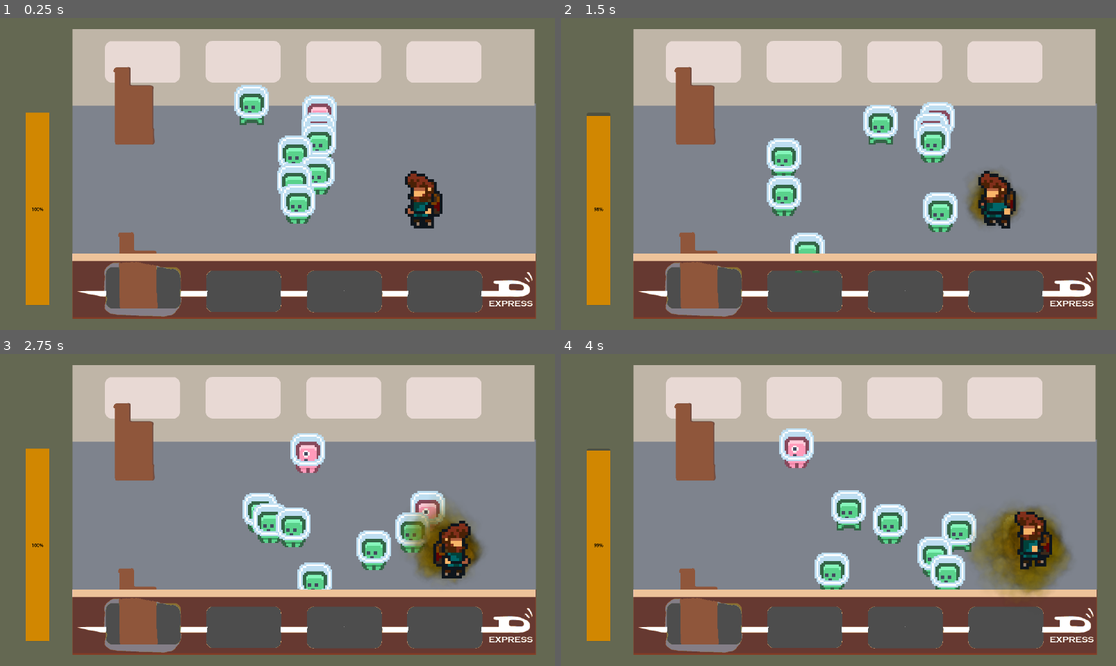
Above: before the commit, frames 1-4 (two rows, left to right).
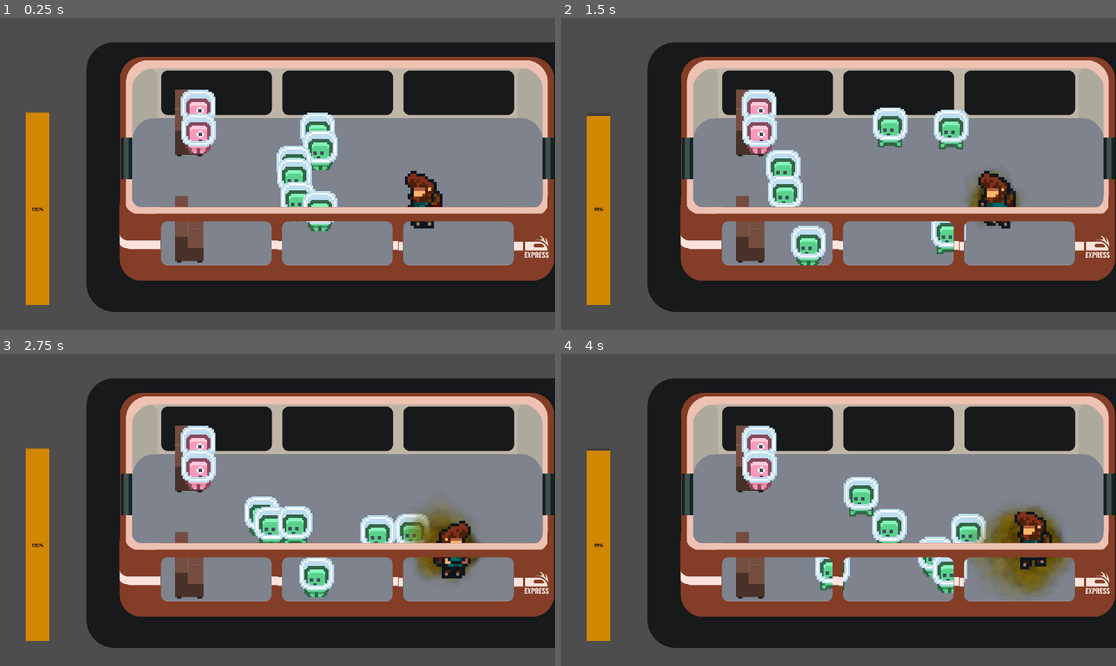
Above: after the commit, the same moments.

Repository: caiotava/Fart-Ninja
Game: Godot game, scene res://train/carriage.tscn
Two runs of this game, one before a commit and one after it. Both use one fixed random seed, a clock stepped at 60 frames per second and the inputs below.
Inputs:
- Up to frame 1 (0.25 s): no input
- Up to frame 2 (1.5 s): tap Enter at 0.5 s; hold Right (player_right) 0.53-1.28 s; hold Space (keep) 0.53-1.28 s; hold Down (player_down) from 1.28 s (still down); tap Space (keep) at 1.35 s
- Up to frame 3 (2.75 s): release Down (player_down) at 2.03 s; hold Right (player_right) from 2.03 s (still down); hold Space (keep) from 2.03 s (still down)
- Up to frame 4 (4 s): release Right (player_right) at 2.78 s; release Space (keep) at 2.78 s; hold Up (player_up) 2.78-3.53 s; tap Space (keep) at 2.85 s; hold Left (player_left) from 3.53 s (still down); hold Space (keep) from 3.53 s (still down)

The runs differ from the first frame. In frame 1, 73% of the frame differs, in the area x 0-100%, y 0-100%; in frame 2, 75%; in frame 3, 74%; in frame 4, 74%.

Commit message:
feat: update game assets

Diff:
--- a/passengers/passenger.gd
+++ b/passengers/passenger.gd
@@ -87,8 +87,8 @@
 	if is_paused:
 		return
 
-	#if nearest_seat != null:
-		#nearest_seat.take_a_seat(self)
+	if nearest_seat != null:
+		nearest_seat.take_a_seat(self)
 
 	var rand_number = randf_range(0, 1)
 	if rand_number < pause_likelihood:
--- a/train/carriage.gd
+++ b/train/carriage.gd
@@ -1,6 +1,5 @@
 extends Node2D
 
-@onready var navigation_region : NavigationRegion2D = $NavigationRegion2D
 @onready var passengers : Node = $Passengers
 
 # Called when the node enters the scene tree for the first time.
--- a/train/carriage.tscn
+++ b/train/carriage.tscn
@@ -3,7 +3,7 @@
 [ext_resource type="Script" path="res://train/carriage.gd" id="1_ee3qt"]
 [ext_resource type="Texture2D" uid="uid://dnj2moaxf38cm" path="res://train/gfx/carriage-background.png" id="1_gikla"]
 [ext_resource type="PackedScene" uid="uid://balrjlygdjcri" path="res://player/player.tscn" id="1_p70n2"]
-[ext_resource type="Texture2D" uid="uid://bujp7ixacet6g" path="res://train/gfx/wall-bottom.png" id="3_4fhyg"]
+[ext_resource type="Texture2D" uid="uid://cignifkxdf4vu" path="res://train/gfx/train-atlas.png" id="3_eke27"]
 [ext_resource type="PackedScene" uid="uid://7mwe3233ahmm" path="res://train/seat.tscn" id="3_msw65"]
 [ext_resource type="PackedScene" uid="uid://bcih6li88g6a" path="res://passengers/passenger.tscn" id="5_f8p45"]
 [ext_resource type="Texture2D" uid="uid://cockhud0gvijs" path="res://fart/puff.png" id="6_xp01f"]
@@ -13,10 +13,10 @@
 [ext_resource type="Script" path="res://fart/Fart.gd" id="8_ujyyp"]
 
 [sub_resource type="RectangleShape2D" id="RectangleShape2D_a1ye8"]
-size = Vector2(25, 1080)
+size = Vector2(53, 521)
 
 [sub_resource type="RectangleShape2D" id="RectangleShape2D_t3cdg"]
-size = Vector2(25, 1920)
+size = Vector2(50.0053, 1466)
 
 [sub_resource type="Gradient" id="Gradient_h02mm"]
 colors = PackedColorArray(0.941176, 0.65098, 0.45098, 0.803922, 1, 0.905882, 0.709804, 0)
@@ -27,7 +27,7 @@
 [sub_resource type="NavigationPolygon" id="NavigationPolygon_gub6n"]
 vertices = PackedVector2Array(406, 791, 406, 1009, 262, 1005, 258, 314, 382, 446, 543, 446, 541, 310, 1852, 317, 1847, 1031, 562, 789, 382, 312, 566, 1002)
 polygons = Array[PackedInt32Array]([PackedInt32Array(0, 1, 2, 3, 4), PackedInt32Array(5, 6, 7, 8, 9), PackedInt32Array(3, 10, 4), PackedInt32Array(0, 4, 5, 9), PackedInt32Array(9, 8, 11)])
-outlines = Array[PackedVector2Array]([PackedVector2Array(253, 297, 392, 302, 450, 300, 491, 300, 531, 300, 1849, 300, 1857, 1042, 555, 1023, 523, 1020, 493, 1020, 416, 1020, 253, 1015)])
+outlines = Array[PackedVector2Array]([PackedVector2Array(277, 500, 324, 466, 409, 462, 414, 592, 526, 590, 526, 455, 1628, 457, 1691, 502, 1693, 998, 542, 994, 519, 760, 411, 760, 418, 996, 266, 1003)])
 source_geometry_group_name = &"navigation_polygon_source_group"
 
 [node name="Carriage" type="Node2D"]
@@ -35,60 +35,113 @@
 script = ExtResource("1_ee3qt")
 
 [node name="Background" type="Sprite2D" parent="."]
+visible = false
 texture = ExtResource("1_gikla")
 centered = false
+
+[node name="CarriageBackground" type="Node2D" parent="."]
+position = Vector2(160, 0)
+
+[node name="BackgroundTrain" type="Sprite2D" parent="CarriageBackground"]
+position = Vector2(139, 84)
+texture = ExtResource("3_eke27")
+centered = false
+region_enabled = true
+region_rect = Rect2(231, 4212, 1776, 933)
+
+[node name="CarriageBackgroundLeft" type="Sprite2D" parent="CarriageBackground"]
+position = Vector2(255, 135)
+texture = ExtResource("3_eke27")
+centered = false
+region_enabled = true
+region_rect = Rect2(162, 866, 546, 757)
+
+[node name="CarriageBackgroundMiddle" type="Sprite2D" parent="CarriageBackground"]
+position = Vector2(801, 135)
+texture = ExtResource("3_eke27")
+centered = false
+region_enabled = true
+region_rect = Rect2(783, 864, 416, 757)
+
+[node name="CarriageBackgroundRight" type="Sprite2D" parent="CarriageBackground"]
+position = Vector2(1217, 135)
+texture = ExtResource("3_eke27")
+centered = false
+region_enabled = true
+region_rect = Rect2(1222, 861, 540, 757)
+
+[node name="WallBottomLeft" type="Sprite2D" parent="CarriageBackground"]
+visibility_layer = 2
+z_index = 20
+position = Vector2(252, 616)
+texture = ExtResource("3_eke27")
+centered = false
+region_enabled = true
+region_rect = Rect2(159, 3545, 549, 294)
+
+[node name="WallBottomMiddle" type="Sprite2D" parent="CarriageBackground"]
+visibility_layer = 2
+z_index = 20
+position = Vector2(801, 655)
+texture = ExtResource("3_eke27")
+centered = false
+region_enabled = true
+region_rect = Rect2(783, 3582, 416, 255)
+
+[node name="WallBottomRight" type="Sprite2D" parent="CarriageBackground"]
+visibility_layer = 2
+z_index = 20
+position = Vector2(1217, 616)
+texture = ExtResource("3_eke27")
+centered = false
+region_enabled = true
+region_rect = Rect2(1222, 3540, 540, 294)
+
+[node name="Collisions" type="Node2D" parent="CarriageBackground"]
+
+[node name="WallLeft" type="StaticBody2D" parent="CarriageBackground/Collisions"]
+
+[node name="CollisionShape2D" type="CollisionShape2D" parent="CarriageBackground/Collisions/WallLeft"]
+position = Vector2(271.5, 607.5)
+shape = SubResource("RectangleShape2D_a1ye8")
+
+[node name="WallTop" type="StaticBody2D" parent="CarriageBackground/Collisions"]
+rotation = 1.5708
+
+[node name="CollisionShape2D" type="CollisionShape2D" parent="CarriageBackground/Collisions/WallTop"]
+position = Vector2(322.996, -972.001)
+shape = SubResource("RectangleShape2D_t3cdg")
+
+[node name="WallRight" type="StaticBody2D" parent="CarriageBackground/Collisions"]
+position = Vector2(1920, 0)
+
+[node name="CollisionShape2D" type="CollisionShape2D" parent="CarriageBackground/Collisions/WallRight"]
+position = Vector2(-188.5, 540)
+shape = SubResource("RectangleShape2D_a1ye8")
+
+[node name="WallBottom" type="StaticBody2D" parent="CarriageBackground/Collisions"]
+position = Vector2(0, 920)
+rotation = 1.5708
+
+[node name="CollisionShape2D" type="CollisionShape2D" parent="CarriageBackground/Collisions/WallBottom"]
+position = Vector2(-37.0036, -998)
+shape = SubResource("RectangleShape2D_t3cdg")
 
 [node name="Seats" type="Node2D" parent="."]
 y_sort_enabled = true
 
 [node name="Top" type="Node" parent="Seats"]
 
-[node name="Seat" parent="Seats/Top" instance=ExtResource("3_msw65")]
-position = Vector2(393, 171)
+[node name="Seat" parent="Seats/Top" node_paths=PackedStringArray("available_spaces") instance=ExtResource("3_msw65")]
+position = Vector2(604, 248)
+available_spaces = [NodePath("../../../Passengers/Passenger7"), NodePath("../../../Passengers/Passenger8")]
 
 [node name="Bottom" type="Node" parent="Seats"]
 
-[node name="Seat2" parent="Seats/Bottom" instance=ExtResource("3_msw65")]
+[node name="Seat2" parent="Seats/Bottom" node_paths=PackedStringArray("available_spaces") instance=ExtResource("3_msw65")]
 z_index = 2
-position = Vector2(409, 741)
-
-[node name="Walls" type="Node" parent="."]
-
-[node name="WallLeft" type="StaticBody2D" parent="Walls"]
-
-[node name="CollisionShape2D" type="CollisionShape2D" parent="Walls/WallLeft"]
-position = Vector2(236.5, 540)
-shape = SubResource("RectangleShape2D_a1ye8")
-
-[node name="WallTop" type="StaticBody2D" parent="Walls"]
-rotation = 1.5708
-
-[node name="CollisionShape2D" type="CollisionShape2D" parent="Walls/WallTop"]
-position = Vector2(284, -977.001)
-shape = SubResource("RectangleShape2D_t3cdg")
-
-[node name="WallRight" type="StaticBody2D" parent="Walls"]
-position = Vector2(1920, 0)
-
-[node name="CollisionShape2D" type="CollisionShape2D" parent="Walls/WallRight"]
-position = Vector2(-51.5, 540)
-shape = SubResource("RectangleShape2D_a1ye8")
-
-[node name="WallBottom" type="Node" parent="Walls"]
-
-[node name="CollisionBody" type="StaticBody2D" parent="Walls/WallBottom"]
-position = Vector2(0, 1080)
-rotation = 1.5708
-
-[node name="CollisionShape2D" type="CollisionShape2D" parent="Walls/WallBottom/CollisionBody"]
-position = Vector2(-48.0026, -975.75)
-shape = SubResource("RectangleShape2D_t3cdg")
-
-[node name="Sprite2D" type="Sprite2D" parent="Walls/WallBottom"]
-z_index = 4
-position = Vector2(252, 816)
-texture = ExtResource("3_4fhyg")
-centered = false
+position = Vector2(604, 616)
+available_spaces = [null, null]
 
 [node name="Passengers" type="Node2D" parent="."]
 y_sort_enabled = true
@@ -129,11 +182,10 @@
 
 [node name="FartCollider" type="CollisionShape2D" parent="Passengers/Player/Farticles/Fart"]
 shape = SubResource("CircleShape2D_s2l13")
-disabled = true
 debug_color = Color(0, 0.6, 0.701961, 0.419608)
 
 [node name="Passenger" parent="Passengers" instance=ExtResource("5_f8p45")]
-position = Vector2(871, 236)
+position = Vector2(1057, 420)
 
 [node name="CollisionShape2D" parent="Passengers/Passenger" index="1"]
 debug_color = Color(1, 0.6, 0.701961, 0.419608)
@@ -164,7 +216,7 @@
 can_stand_up = true
 
 [node name="NavigationRegion2D" type="NavigationRegion2D" parent="Passengers"]
-position = Vector2(1, 0)
+position = Vector2(185, -108)
 navigation_polygon = SubResource("NavigationPolygon_gub6n")
 
 [node name="FartBar" parent="." instance=ExtResource("8_1o8v0")]
--- a/train/seat.tscn
+++ b/train/seat.tscn
@@ -1,35 +1,36 @@
 [gd_scene load_steps=4 format=3 uid="uid://7mwe3233ahmm"]
 
-[ext_resource type="Texture2D" uid="uid://j78urhaxcl15" path="res://train/gfx/seat.png" id="1_127eo"]
 [ext_resource type="Script" path="res://train/seat.gd" id="1_bme2g"]
+[ext_resource type="Texture2D" uid="uid://cignifkxdf4vu" path="res://train/gfx/train-atlas.png" id="2_cv6rf"]
 
 [sub_resource type="RectangleShape2D" id="RectangleShape2D_ybncw"]
-size = Vector2(129, 201)
+size = Vector2(100.5, 186)
 
 [node name="Seat" type="StaticBody2D" groups=["seats"]]
 script = ExtResource("1_bme2g")
 
 [node name="Sprite2D" type="Sprite2D" parent="."]
-texture = ExtResource("1_127eo")
+texture = ExtResource("2_cv6rf")
 centered = false
+region_enabled = true
+region_rect = Rect2(165, 533, 101, 231)
 
 [node name="CollisionShape2D" type="CollisionShape2D" parent="."]
-position = Vector2(71.5, 165.5)
+position = Vector2(51.75, 137)
 shape = SubResource("RectangleShape2D_ybncw")
 
 [node name="NavigationObstacle2D" type="NavigationObstacle2D" parent="."]
-vertices = PackedVector2Array(-1.255, 2, 54, 0, 54, 61, 133, 63, 135, 266, 3, 265)
 
 [node name="SpacesPositions" type="Node2D" parent="."]
 
 [node name="Position1" type="Marker2D" parent="SpacesPositions"]
-position = Vector2(115, 74)
+position = Vector2(82, 67)
 gizmo_extents = 38.0
 
 [node name="Position2" type="Marker2D" parent="SpacesPositions"]
-position = Vector2(115, 176)
+position = Vector2(83, 149)
 gizmo_extents = 38.0
 
 [node name="PositionToTakeASeat" type="Marker2D" parent="."]
-position = Vector2(218, 159)
+position = Vector2(161, 125)
 gizmo_extents = 38.0
--- /dev/null
+++ b/train/train.tscn
@@ -0,0 +1,11 @@
+[gd_scene load_steps=2 format=3 uid="uid://dsgolhwducaqn"]
+
+[ext_resource type="Texture2D" uid="uid://cignifkxdf4vu" path="res://train/gfx/train-atlas.png" id="1_80suw"]
+
+[node name="Train" type="Node2D"]
+
+[node name="Background" type="Sprite2D" parent="."]
+texture = ExtResource("1_80suw")
+centered = false
+region_enabled = true
+region_rect = Rect2(-0.834656, 308.125, 1920.93, 157.291)
Binary file added: train/gfx/train-atlas.png
Not shown, added: train/gfx/train-atlas.png.import
